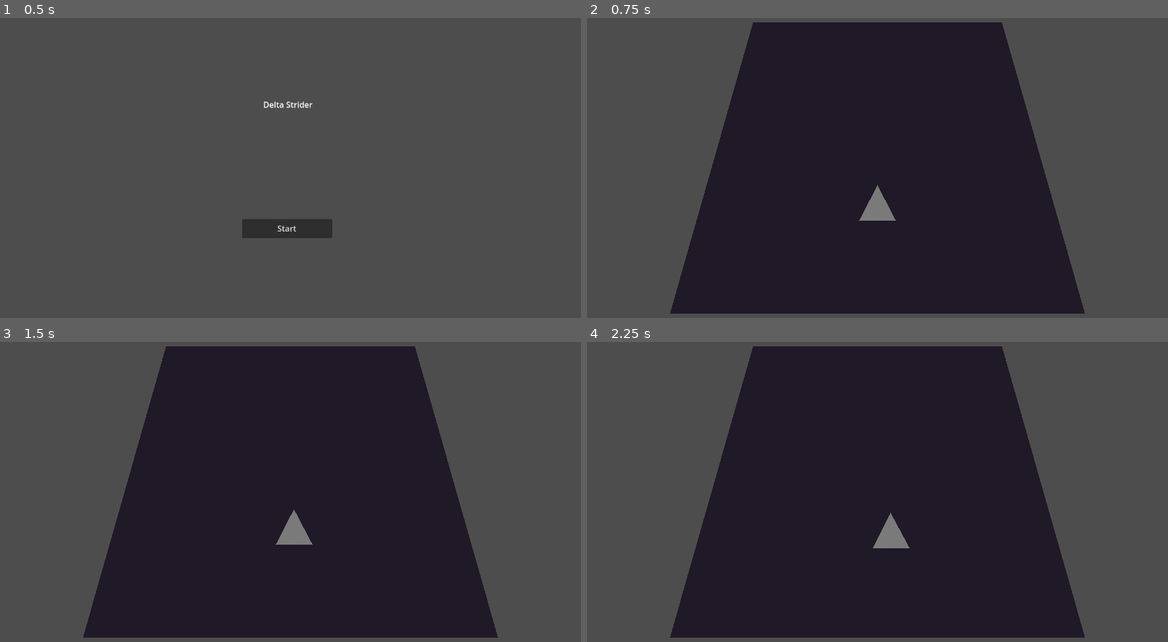
Above: before the commit, frames 1-4 (two rows, left to right).
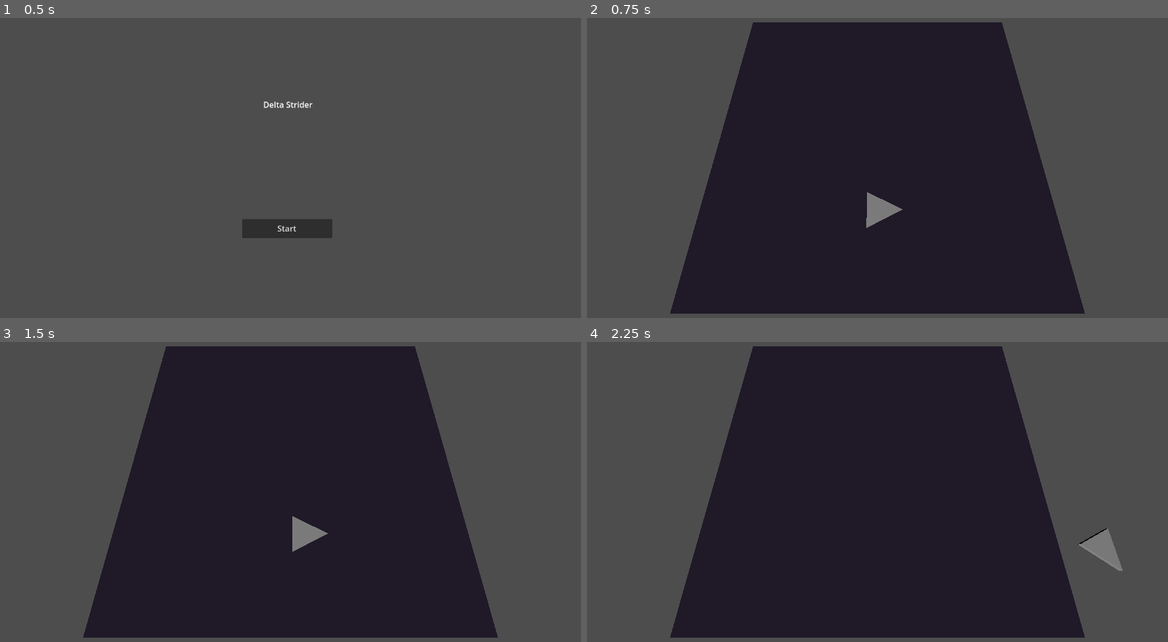
Above: after the commit, the same moments.

Repository: korinVR/TopDownShooterExample
Game: Godot game, scene res://main.tscn
Same seed, same stepped clock (60 frames per second), same inputs: the game is played once before the commit and once after it.
Inputs:
- Up to frame 1 (0.5 s): no input
- Up to frame 2 (0.75 s): click "Start" at 0.5 s
- Up to frame 3 (1.5 s): tap Enter (ui_accept) at 1.25, 1.35 s; hold Right (ui_right) from 1.28 s (still down)
- Up to frame 4 (2.25 s): tap Enter (ui_accept) at 1.52, 1.82, 2.1 s; release Right (ui_right) at 2.03 s; hold Down (ui_down) from 2.03 s (still down)

Frame 1 is identical in both runs. In frame 2, 0.2% of the frame differs, in the area x 46-55%, y 55-70%; in frame 3, 0.3%; in frame 4, 0.9%, in the area x 49-93%, y 56-77%.

Commit message:
Add basic player acceleration and rotation

Diff:
--- a/Player.gd
+++ b/Player.gd
@@ -1,31 +1,18 @@
-extends CharacterBody3D
-
+extends RigidBody3D
 
 const SPEED = 5.0
-const JUMP_VELOCITY = 4.5
+const ACCELERATION = 2000000.0
 
-# Get the gravity from the project settings to be synced with RigidBody nodes.
-var gravity: float = ProjectSettings.get_setting("physics/3d/default_gravity")
-
+var angle := 0.0
 
 func _physics_process(delta: float) -> void:
-	# Add the gravity.
-#	if not is_on_floor():
-#		velocity.y -= gravity * delta
-
-	# Handle Jump.
-	if Input.is_action_just_pressed("ui_accept") and is_on_floor():
-		velocity.y = JUMP_VELOCITY
-
 	# Get the input direction and handle the movement/deceleration.
 	# As good practice, you should replace UI actions with custom gameplay actions.
-	var input_dir := Input.get_vector("ui_left", "ui_right", "ui_up", "ui_down")
-	var direction := (transform.basis * Vector3(input_dir.x, 0, input_dir.y)).normalized()
+	var stick := Input.get_vector("ui_left", "ui_right", "ui_up", "ui_down")
+	var direction := (transform.basis * Vector3(stick.x, 0, stick.y)).normalized()
 	if direction:
-		velocity.x = direction.x * SPEED
-		velocity.z = direction.z * SPEED
-	else:
-		velocity.x = move_toward(velocity.x, 0, SPEED)
-		velocity.z = move_toward(velocity.z, 0, SPEED)
+		apply_force(direction * ACCELERATION)
 
-	move_and_slide()
+		var target_angle := atan2(-stick.y, stick.x)
+		angle = lerp_angle(angle, target_angle, 0.1)
+		$Model.rotation = Vector3(0, angle, 0)
--- a/main.gd
+++ b/main.gd
@@ -4,6 +4,8 @@
 const GameScene = preload("res://game.tscn")
 
 const Player = preload("res://player.tscn")
+
+signal reset_pressed()
 
 func _ready() -> void:
 	while true:
@@ -20,9 +22,15 @@
 		player.global_transform = spwan_transform
 		game_scene.add_child(player)
 
-		while true:
-			if Input.is_action_just_pressed("Reset"):
-				break
-			await get_tree().create_timer(0).timeout
+		await reset_pressed
+
+#		while true:
+#			if Input.is_action_just_pressed("Reset"):
+#				break
+#			await get_tree().create_timer(0).timeout
 
 		game_scene.queue_free()
+
+func _input(event: InputEvent) -> void:
+	if event.is_action_pressed("Reset"):
+		reset_pressed.emit()
--- a/player.tscn
+++ b/player.tscn
@@ -2,18 +2,24 @@
 
 [ext_resource type="Script" path="res://Player.gd" id="1_gyrdp"]
 
-[sub_resource type="PrismMesh" id="PrismMesh_g0486"]
+[sub_resource type="PrismMesh" id="PrismMesh_hhcf4"]
 
-[sub_resource type="SphereShape3D" id="SphereShape3D_l5lya"]
+[sub_resource type="SphereShape3D" id="SphereShape3D_qo2to"]
 radius = 5.0
 
-[node name="Player" type="CharacterBody3D"]
-motion_mode = 1
+[node name="Player" type="RigidBody3D"]
+axis_lock_linear_y = true
+mass = 10000.0
+lock_rotation = true
+linear_damp = 1.0
 script = ExtResource("1_gyrdp")
 
-[node name="MeshInstance3D" type="MeshInstance3D" parent="."]
-transform = Transform3D(-10, -8.74228e-07, 3.82137e-15, 0, -4.37114e-07, -1, 8.74228e-07, -10, 4.37114e-08, 0, 0, -2)
-mesh = SubResource("PrismMesh_g0486")
+[node name="Model" type="Node3D" parent="."]
+
+[node name="MeshInstance3D" type="MeshInstance3D" parent="Model"]
+transform = Transform3D(-4.37114e-07, 10, -4.37114e-08, -3.10588e-21, -4.37114e-07, -1, -10, -4.37114e-07, 5.4634e-15, 2, 0, 0)
+mesh = SubResource("PrismMesh_hhcf4")
+skeleton = NodePath("../..")
 
 [node name="CollisionShape3D" type="CollisionShape3D" parent="."]
-shape = SubResource("SphereShape3D_l5lya")
+shape = SubResource("SphereShape3D_qo2to")
--- a/project.godot
+++ b/project.godot
@@ -22,3 +22,7 @@
 "events": [Object(InputEventKey,"resource_local_to_scene":false,"resource_name":"","device":0,"window_id":0,"alt_pressed":false,"shift_pressed":false,"ctrl_pressed":false,"meta_pressed":false,"pressed":false,"keycode":0,"physical_keycode":82,"unicode":0,"echo":false,"script":null)
 ]
 }
+
+[physics]
+
+3d/default_gravity_vector=Vector3(0, 0, 0)
Not shown: 1 places in game.tscn that only renumber resources
